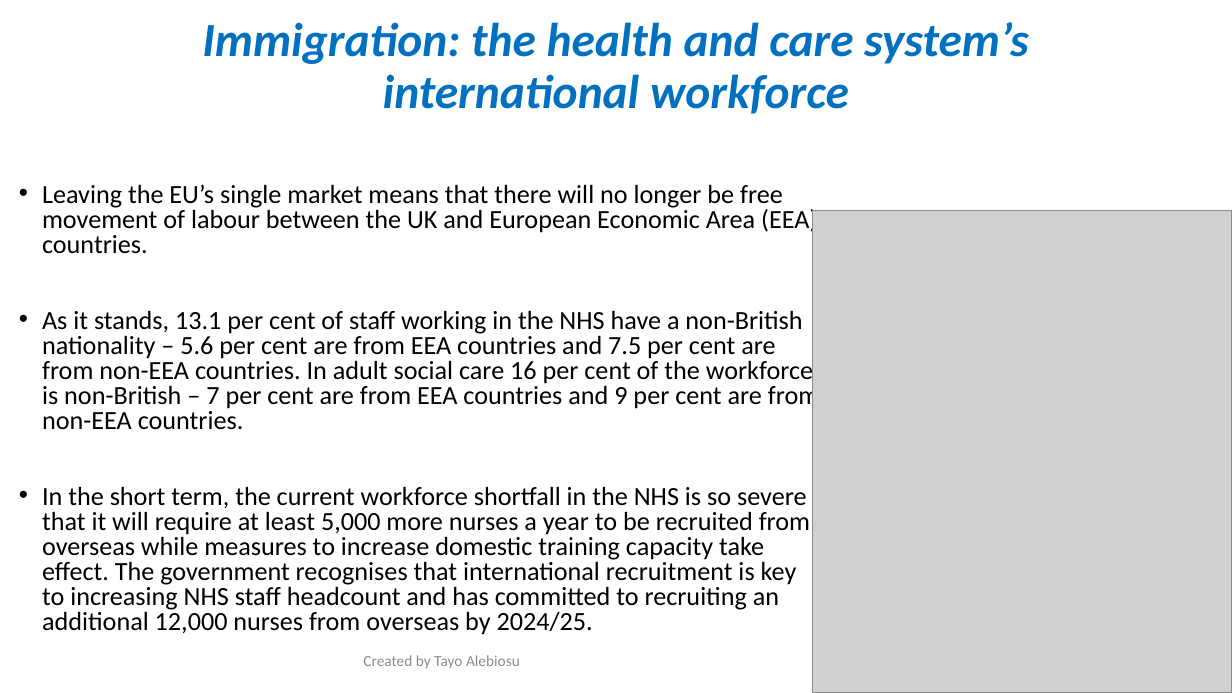
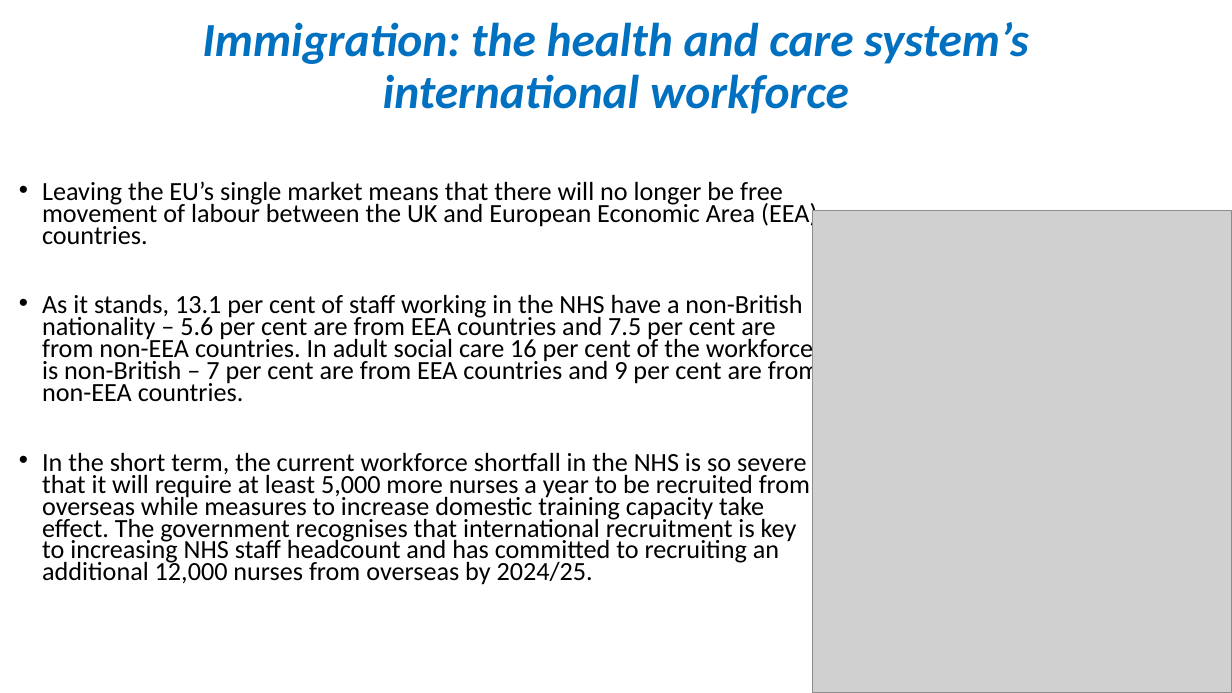
Before and after one commit to Chandy68/new-portal.lsclondon.co.uk-administrator, a slide deck: slide 15 of templates/ncd_fdhsc_ci/LSC-CSI-WEEK-2.pptx. Drawn at 1232x693 pixels with LibreOffice and Linux fonts; fonts in the diff are those of the drawing; grey boxes stand for pictures. Boxes give left, top, right and bottom in pixels: in the first picture for what was removed or moved away, otherwise in the second. Text is boxed around its words. In the diff, an @@ line names an element or a change of style, - is before the commit and + after.

```diff
--- a/templates/ncd_fdhsc_ci/LSC-CSI-WEEK-2.pptx
+++ b/templates/ncd_fdhsc_ci/LSC-CSI-WEEK-2.pptx
@@ text "Leaving the EU’s single market ..." at (42,181,819,585): line spacing 0.8 to 0.7 @@
@@ text removed at (363,655,520,669) @@
-Created by Tayo Alebiosu
```
Also in this commit, not shown: 22 other slides changed, 2 slides removed, 2 other files.
